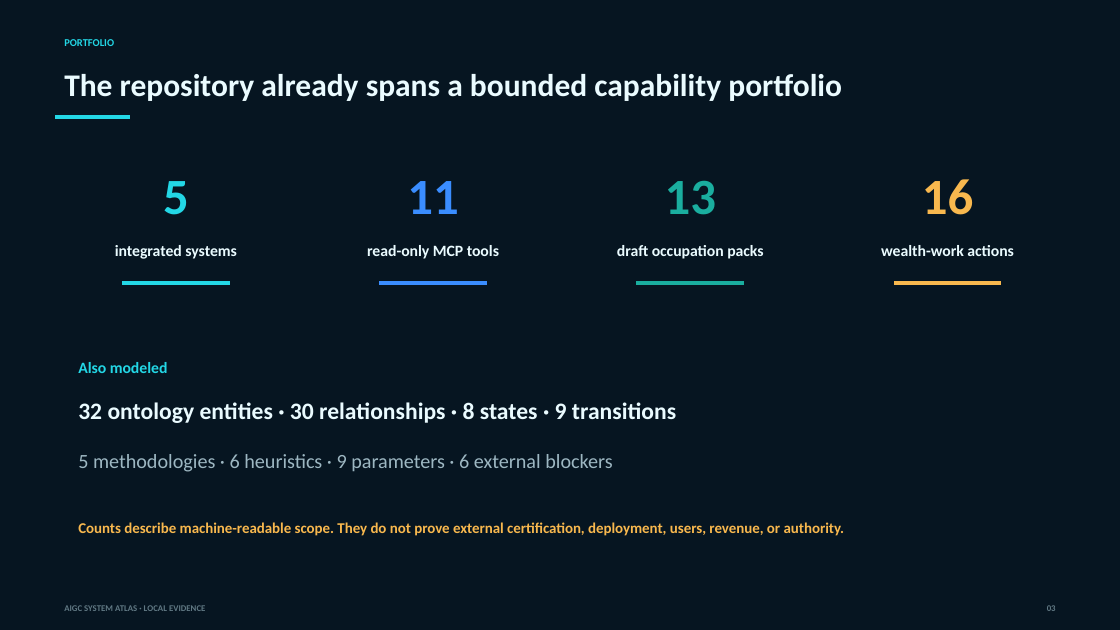
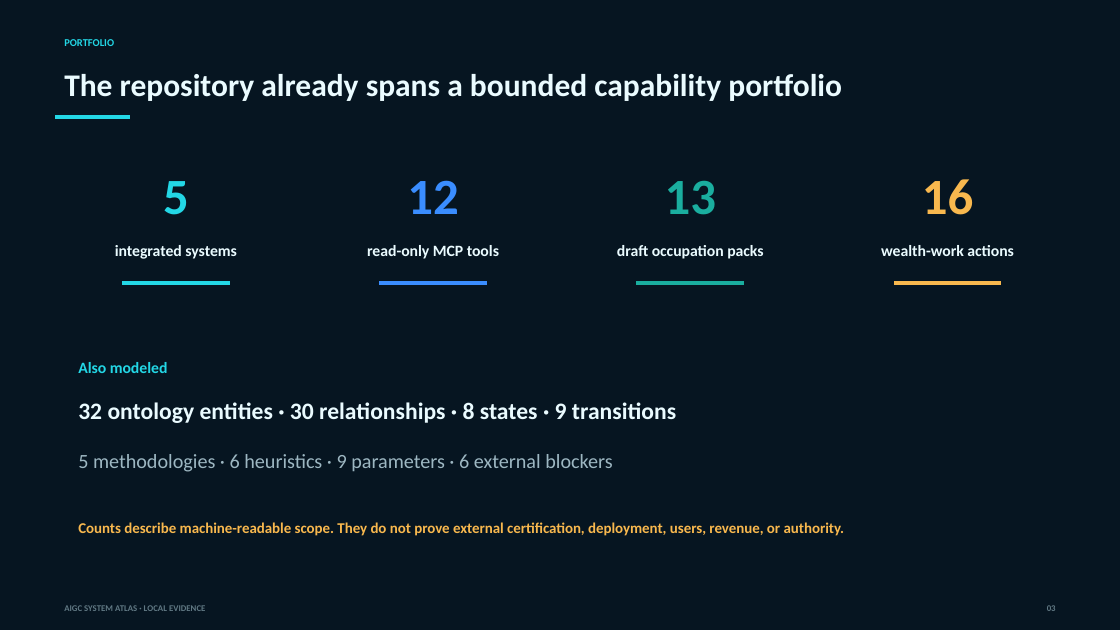
Before and after one commit to Lornt1666/AIGC, a slide deck: slide 3 of docs/presentations/AIGC_SYSTEM_ATLAS_V1.pptx. Drawn at 1120x630 pixels with LibreOffice and Linux fonts; fonts in the diff are those of the drawing. Boxes give left, top, right and bottom in pixels: in the first picture for what was removed or moved away, otherwise in the second. Text is boxed around its words. In the diff, an @@ line names an element or a change of style, - is before the commit and + after.

```diff
--- a/docs/presentations/AIGC_SYSTEM_ATLAS_V1.pptx
+++ b/docs/presentations/AIGC_SYSTEM_ATLAS_V1.pptx
@@ text at <box>407,180,458,214</box>: text changed @@
-11
+12
```
Also in this commit, not shown: 49 other files.
